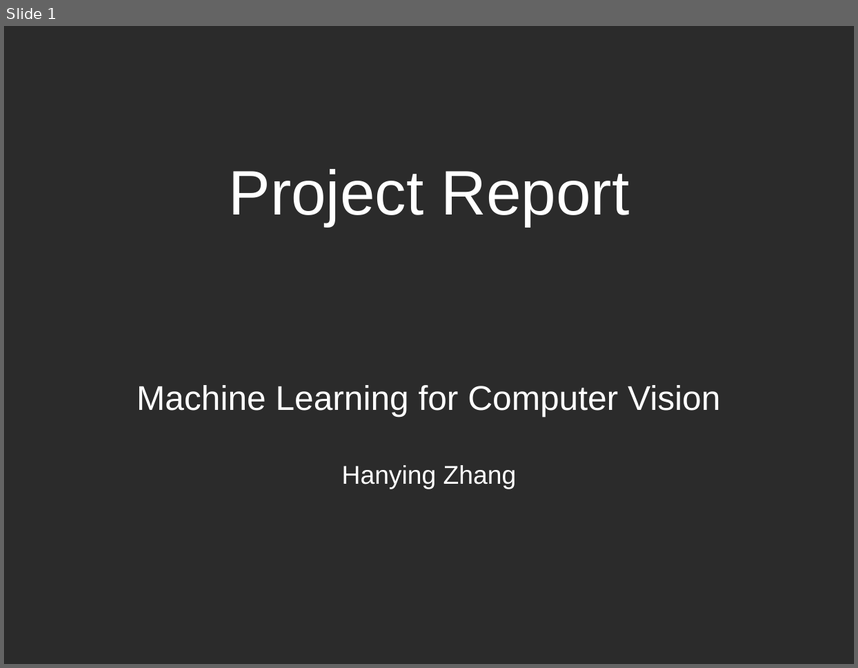
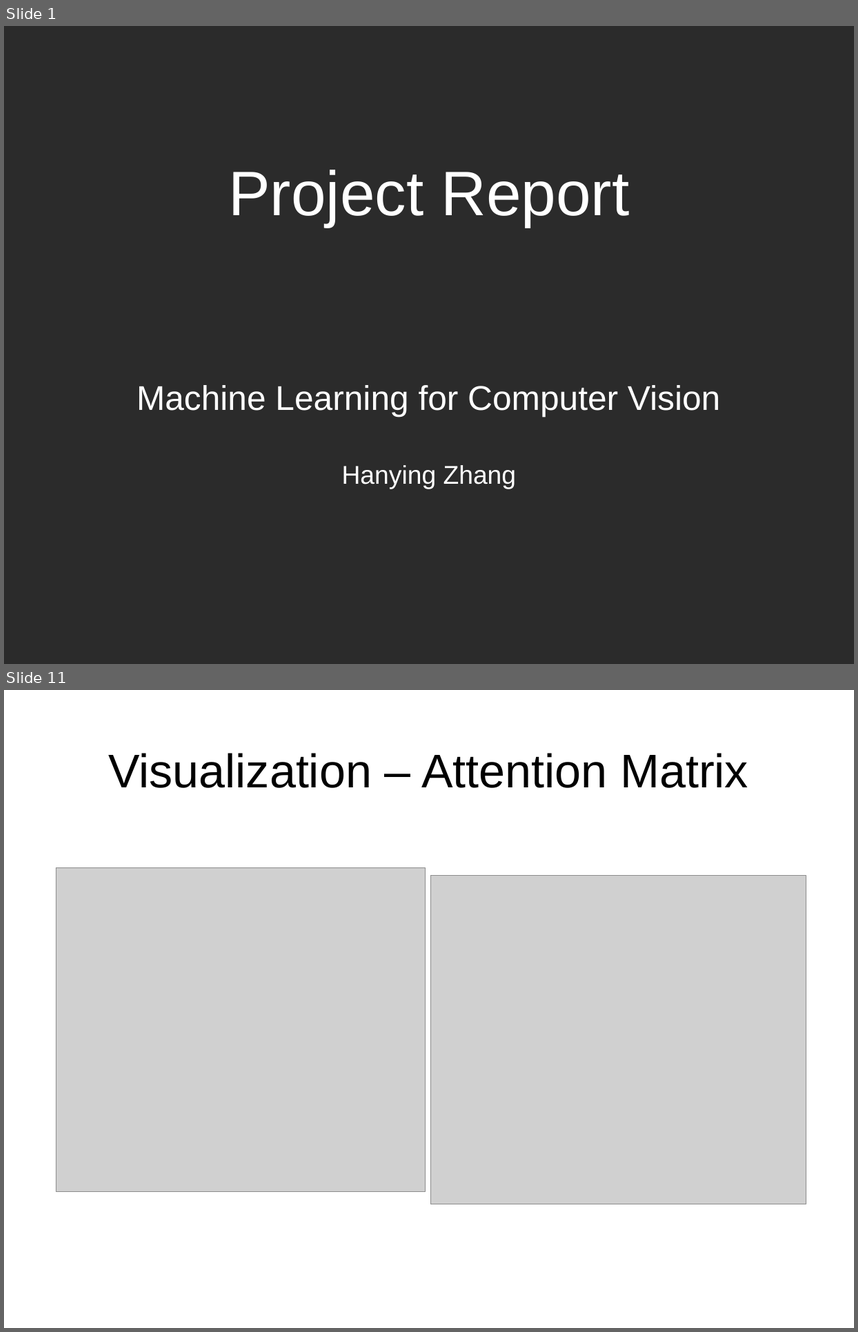
Before and after one commit to runnphoenix/ViT-experiment, a slide deck: report/report.pptx. Shown one above the other, each under a label of ours: slide 1 before the commit, slides 1 and 11 after it; the slides between them are not shown. The pictures are 858x668 and 858x1332 pixels, drawn with LibreOffice and Linux fonts; fonts in the diff are those of the drawing; grey boxes stand for pictures; background and template pictures are left out; a plain dark background stands for a picture behind light text. Boxes give left, top, right and bottom in pixels: in the first picture for what was removed or moved away, otherwise in the second. Text is boxed around its words. In the diff, an @@ line names an element or a change of style, - is before the commit and + after.

```diff
--- a/report/report.pptx
+++ b/report/report.pptx
@@ slide 11 added at (4, 690, 854, 1328), background picture (left out) @@
@@ text added at (108, 753, 749, 788), 44 pt, text #000000 @@
+Visualization – Attention Matrix
@@ picture added at (56, 868, 425, 1192) @@
@@ picture added at (430, 875, 806, 1204) @@
```
Also in this commit, not shown: 1 slide changed, 9 other slides added, 1 slide removed, 5 other files.
